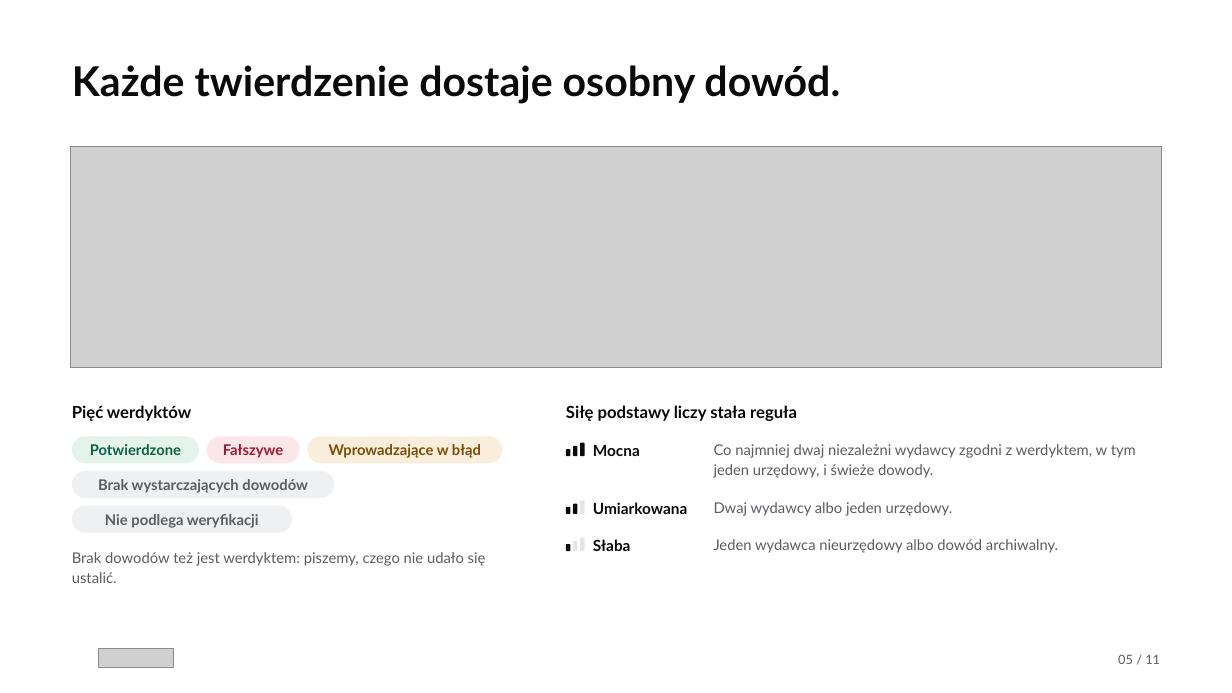
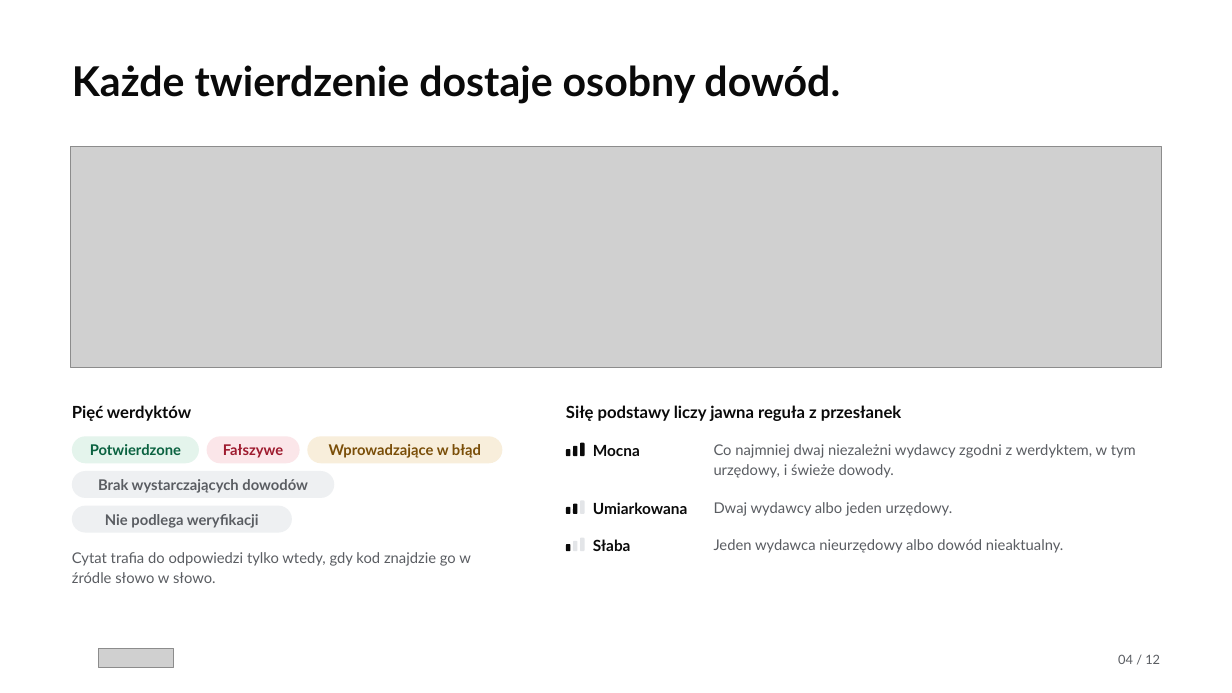
Before and after one commit to Meritum-HackNation2026/meritum-marketing, a slide deck: slide 4 of deck/meritum-deck.pptx (slide 5 before the commit). Drawn at 1232x693 pixels with LibreOffice and Linux fonts; fonts in the diff are those of the drawing; grey boxes stand for pictures; background and template pictures are left out. Boxes give left, top, right and bottom in pixels: in the first picture for what was removed or moved away, otherwise in the second. Text is boxed around its words. In the diff, an @@ line names an element or a change of style, - is before the commit and + after.

```diff
--- a/deck/meritum-deck.pptx
+++ b/deck/meritum-deck.pptx
@@ text at <box>566,405,901,421</box>: text changed @@
-Siłę podstawy liczy stała reguła
+Siłę podstawy liczy jawna reguła z przesłanek
@@ text at <box>714,444,1136,478</box>: text changed @@
-Co najmniej dwaj niezależni wydawcy zgodni z werdyktem, w tym jeden urzędowy, i świeże dowody.
+Co najmniej dwaj niezależni wydawcy zgodni z werdyktem, w tym urzędowy, i świeże dowody.
@@ text at <box>714,539,1063,553</box>: text changed @@
-Jeden wydawca nieurzędowy albo dowód archiwalny.
+Jeden wydawca nieurzędowy albo dowód nieaktualny.
@@ text at <box>72,552,471,583</box>: text changed @@
-Brak dowodów też jest werdyktem: piszemy, czego nie udało się ustalić.
+Cytat trafia do odpowiedzi tylko wtedy, gdy kod znajdzie go w źródle słowo w słowo.
@@ text at <box>1118,654,1160,664</box>: text changed @@
-05 / 11
+04 / 12
```
Also in this commit, not shown: 4 other slides changed, 7 slides added, 6 slides removed, 38 other files.
